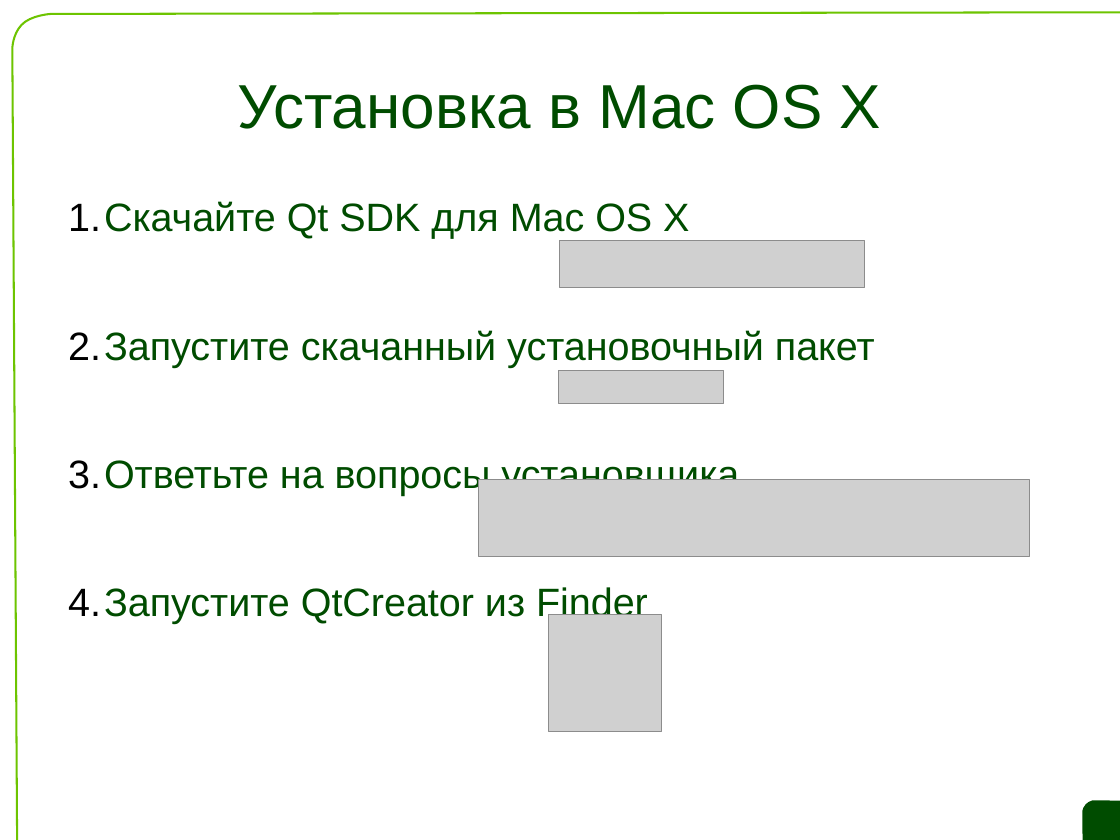
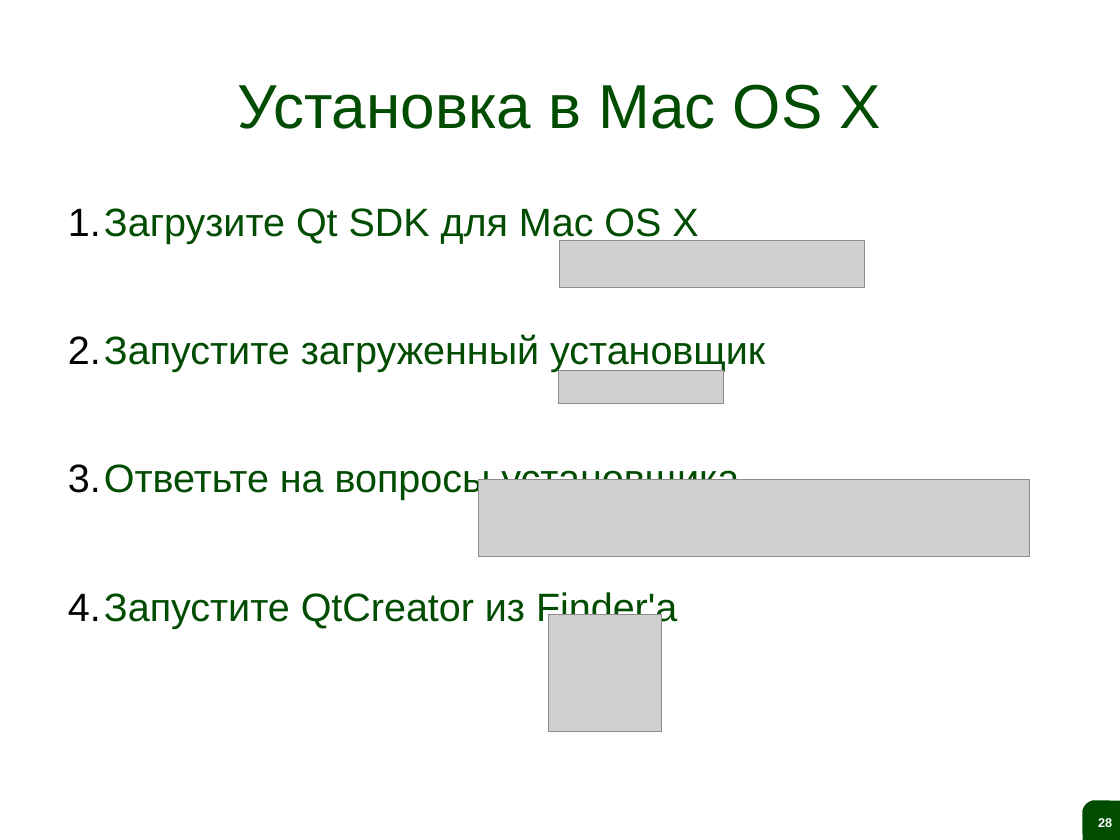
Before and after one commit to saa/qecm, a slide deck: slide 28 of Lectures and Exercises/L01 - The ideas behind Qt and a live demo/L1 Slides.odp. Drawn at 1120x840 pixels with LibreOffice and Linux fonts; fonts in the diff are those of the drawing; grey boxes stand for pictures; background and template pictures are left out. Boxes give left, top, right and bottom in pixels: in the first picture for what was removed or moved away, otherwise in the second. Text is boxed around its words. In the diff, an @@ line names an element or a change of style, - is before the commit and + after.

```diff
--- a/Lectures and Exercises/L01 - The ideas behind Qt and a live demo/L1 Slides.odp
+++ b/Lectures and Exercises/L01 - The ideas behind Qt and a live demo/L1 Slides.odp
@@ freeform shape removed at (12, 12, 1120, 840) @@
@@ text at (68, 208, 765, 372): text changed @@
-1. Cкачайте Qt SDK для Mac OS X
-2. Запустите скачанный установочный пакет
+1. Загрузите Qt SDK для Mac OS X
+2. Запустите загруженный установщик
@@ text at (68, 590, 677, 629): text changed @@
-4. Запустите QtCreator из Finder
+4. Запустите QtCreator из Finder'а
@@ freeform shape removed at (1082, 801, 1120, 840) @@
@@ page number added at (1082, 801, 1120, 840), fill #004C00, 9 pt, text #FFFFFF, bold @@
+28
```
Also in this commit, not shown: 29 other slides changed, 1 slide added, 1 slide removed, 1 other file.
